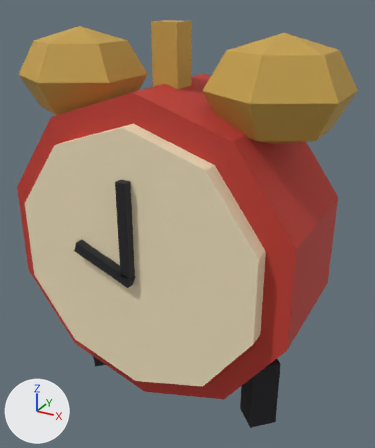
The Blender file art/blend/alarmClock.blend: old version first, new version second.
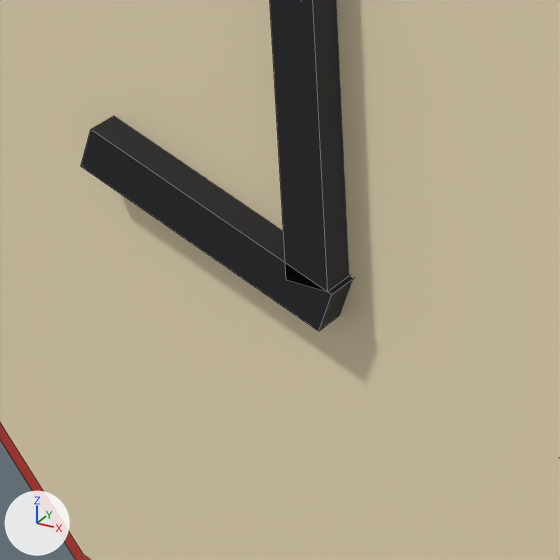
Old and new are each drawn whole from a 50 mm lens placed at (0.383, -0.652, 0.351), pointed at (0.024, 0.0, 0.025) and again close up on the part from 15% to 49% of the width and 48% to 76% of the height. Every picture has the same lights, and +X, +Y and +Z are marked at lower left. The last two pictures show the newer version. The close-ups show mesh edges as thin lines.

The first close-up shows 'alarmClock'.
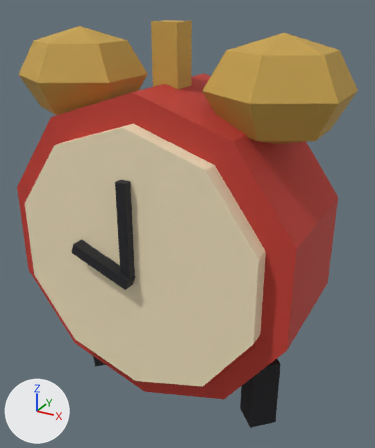
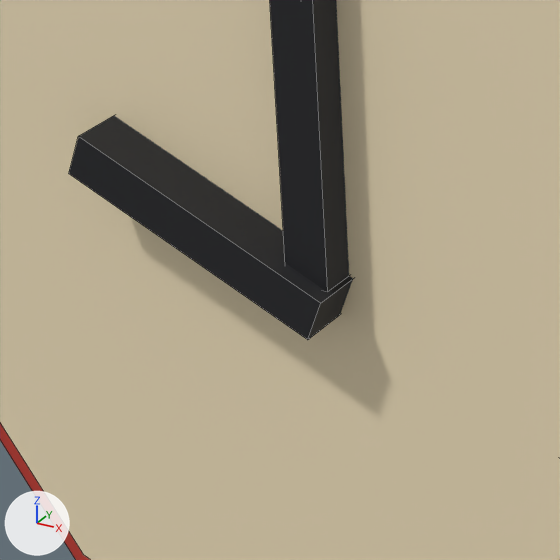
Boxes [x1, y1, x2, y2] around the edits, measured in the close-ups (560 x 560 px; the box of a moved part takes in the faces that stretch with it):
part 1 of me_alarmclock, moved or reshaped: before [81, 116, 353, 331]; after [69, 116, 353, 340]

Diff of the bpy script that builds the scene:
```diff
--- a/art/blend/alarmClock.blend.py
+++ b/art/blend/alarmClock.blend.py
@@ me_alarmclock @@
 # used by ob_alarmclock; location = (0.0, 0.0, 0.0)
-me_alarmclock.from_pydata(...)  # 120 vertices, 102 faces; spans x -0.247..0.247, y -0.136..0.1, z -0.3..0.32
+me_alarmclock.from_pydata(...)  # 120 vertices, 102 faces; spans x -0.247..0.247, y -0.142..0.1, z -0.3..0.32
+# me_alarmclock part 1: the loose piece of 8 vertices spanning x -0.09..0.01, y -0.136..-0.12, z -0.026..0.026 is scaled about its middle by (1, 2.12, 1), then moved by (0.0, 0.003, 0.0)
 me_alarmclock.materials.append(mat_c_c23b30)
```
